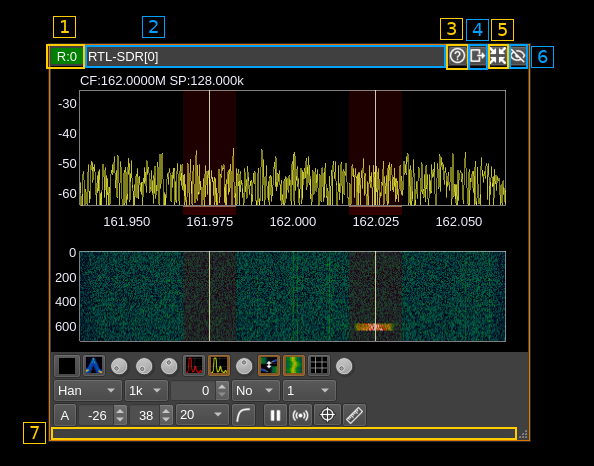
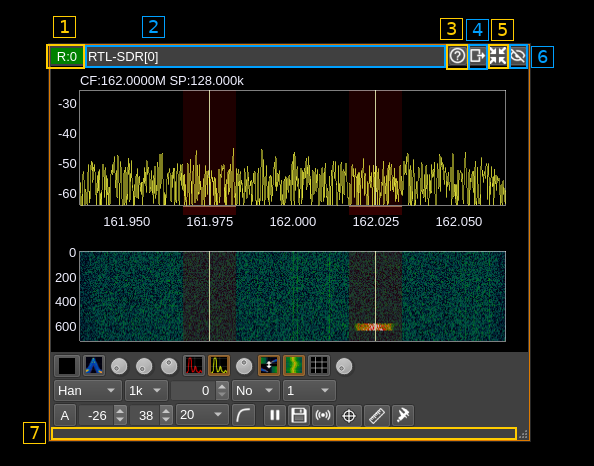
Comparing the layer stacks of the two (594, 466) images. Changes:
added layer "Pasted Layer #2" above "Pasted Layer #1" over <box>263,403,415,427</box>
